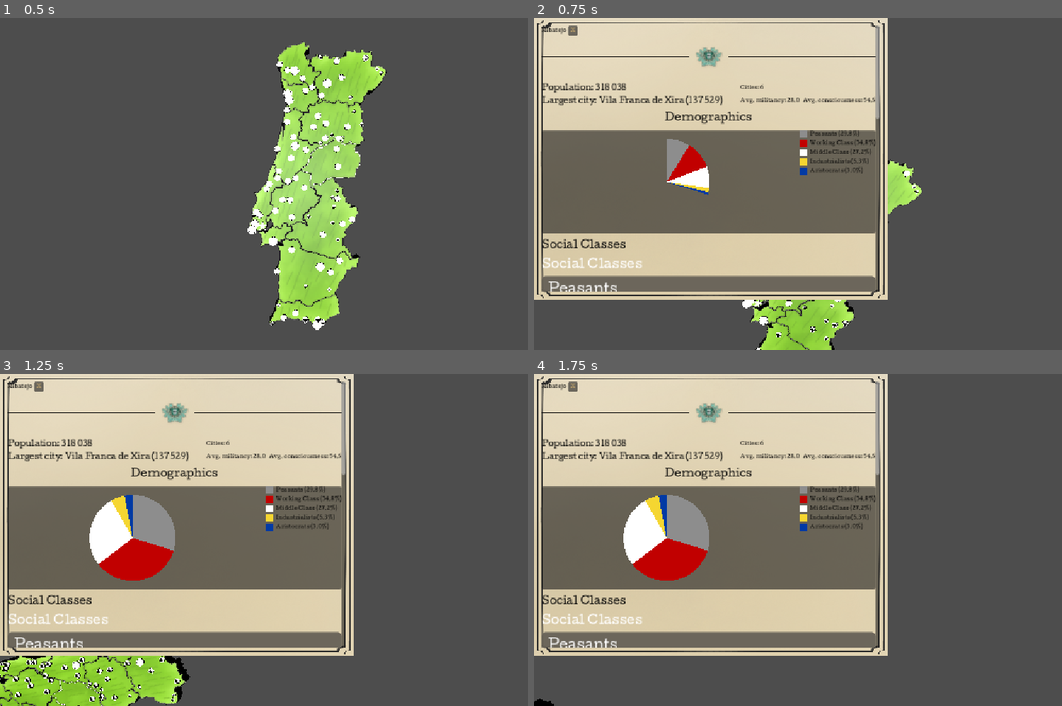
Above: before the commit, frames 1-4 (two rows, left to right).
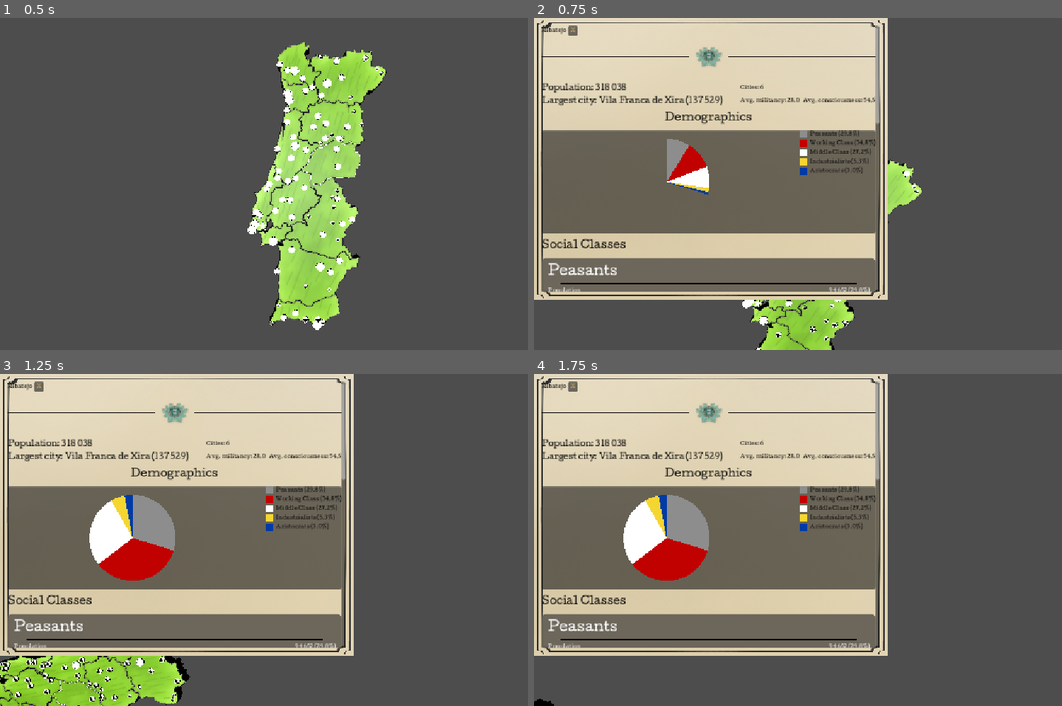
Above: after the commit, the same moments.

Repository: Rleite21/To-Govern-a-Storm--PROPER-
Game: Godot game, scene res://tscn/Portugal Map.tscn
Two runs of this game, one before a commit and one after it. Both use one fixed random seed, a clock stepped at 60 frames per second and the inputs below.
Inputs (mouse positions are in pixels of both pictures, inside the frame that each line leads up to):
- Up to frame 1 (0.5 s): no input
- Up to frame 2 (0.75 s): tap Enter at 0.5 s; move the mouse to (798, 250) at 0.52 s; hold W from 0.53 s (still down); hold Q from 0.53 s (still down); click (798, 250) at 0.67 s
- Up to frame 3 (1.25 s): keep holding W; keep holding Q; tap Space at 0.77 s
- Up to frame 4 (1.75 s): keep holding W; move the mouse to (1009, 589) at 1.27 s; release Q at 1.28 s; tap E at 1.35 s; tap Space at 1.52 s

Frame 1 is identical in both runs. In frame 2, 4.1% of the frame differs, in the area x 1-66%, y 30-83%; in frame 3, 4.1%; in frame 4, 4.1%.

Commit message:
Update province_tab.gd

Diff:
--- a/UI/Province/province_tab.gd
+++ b/UI/Province/province_tab.gd
@@ -32,6 +32,10 @@
 
 func _ready() -> void:
 	close_button.pressed.connect(close)
+
+	description_label.fit_content = true
+	description_label.add_theme_color_override("default_color", name_label.get_theme_color("font_color"))
+
 	visible = false
 
 
@@ -86,7 +90,6 @@
 func _fill_classes(census: ProvinceCensus) -> void:
 	_clear(classes_box)
 	classes_box.add_theme_constant_override("separation", 8)
-	classes_box.add_child(_label("Social Classes", 24))
 
 	for type in SocialClassEnums.Type.values():
 		classes_box.add_child(_class_card(
@@ -137,6 +140,7 @@
 	row.add_child(r)
 
 	return row
+
 
 func _bar_row(label_text: String, value: float) -> Control:
 	var row := HBoxContainer.new()
@@ -181,7 +185,6 @@
 
 func _fill_traits(data: ProvinceData) -> void:
 	_clear(traits_box)
-	traits_box.add_child(_label("Provincial traits", 17))
 
 	if data.traits.is_empty():
 		traits_box.add_child(_label("None"))
@@ -200,7 +203,6 @@
 
 func _fill_cities(province: Province) -> void:
 	_clear(cities_box)
-	cities_box.add_child(_label("Cities", 17))
 
 	for city_name in province.data.cities:
 		var city: City = province.data.cities[city_name]
